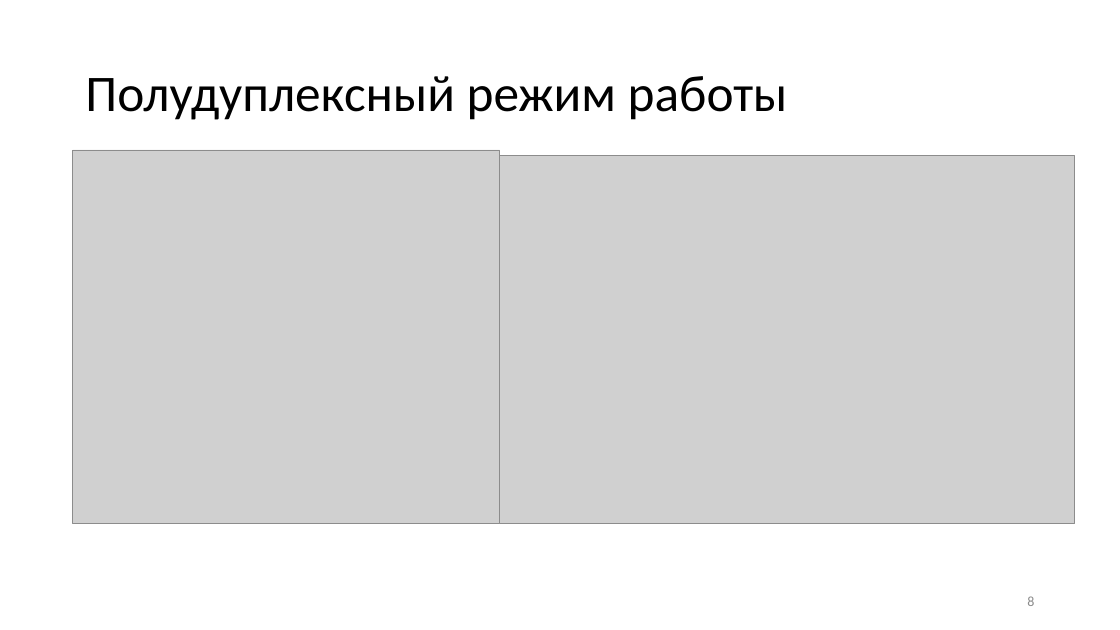
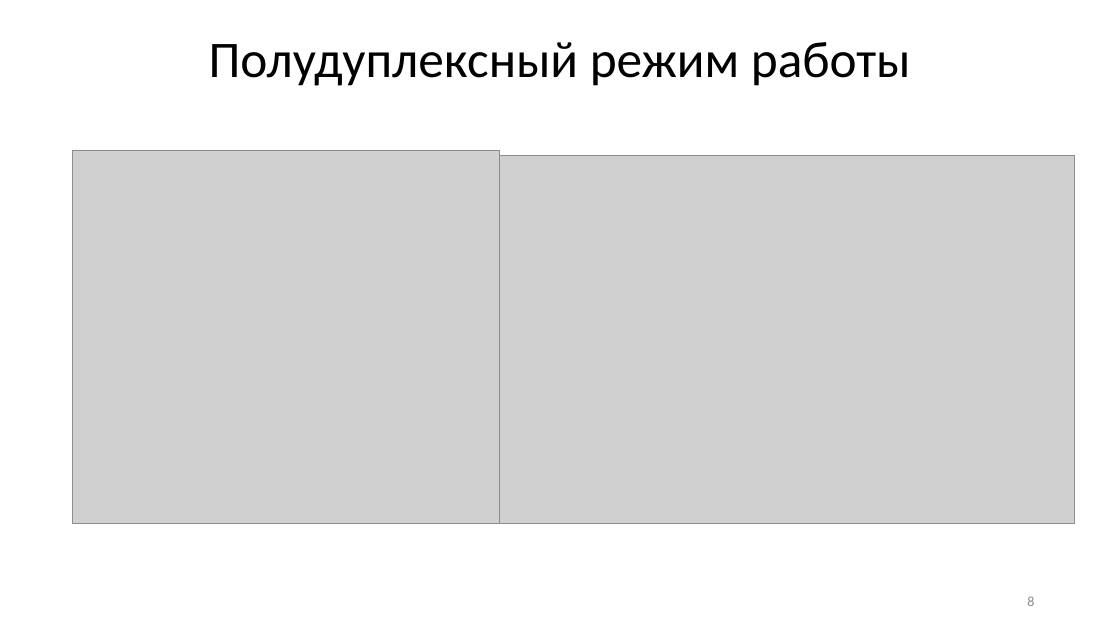
Before and after one commit to wei-blip/diploma, a slide deck: slide 8 of предзащита.pptx. Drawn at 1120x630 pixels with LibreOffice and Linux fonts; fonts in the diff are those of the drawing; grey boxes stand for pictures. Boxes give left, top, right and bottom in pixels: in the first picture for what was removed or moved away, otherwise in the second. Text is boxed around its words. In the diff, an @@ line names an element or a change of style, - is before the commit and + after.

```diff
--- a/предзащита.pptx
+++ b/предзащита.pptx
@@ title "Полудуплексный режим работы": place and size @@
-title "Полудуплексный режим работы" at bbox=[85, 76, 788, 120]
+title "Полудуплексный режим работы" at bbox=[209, 42, 911, 86]
@@ title "Полудуплексный режим работы" at bbox=[209, 42, 911, 86]: alignment left to centre @@
```
Also in this commit, not shown: 6 other slides changed, 1 slide added, 10 other files.
